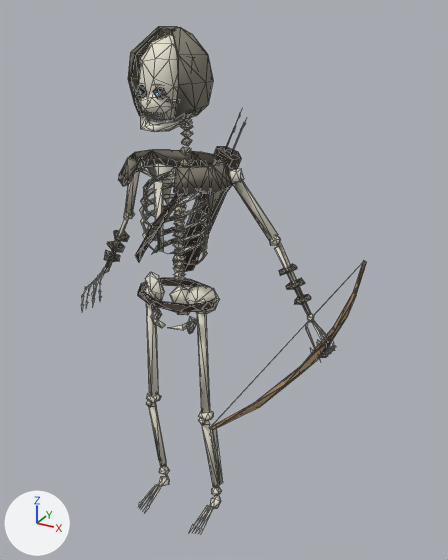
One commit to the glTF model aethermoor-site/assets/models/units/undead_leather.glb: the scene before it, then after it.
Camera for both pictures: a 50 mm camera at (1.136, -1.858, 1.92) aimed at (0.082, 0.059, 0.961). Lighting does not change. The marker at lower left points along +X, +Y and +Z. The older version comes first. Mesh edges are drawn as thin lines. Where no turn or scale is listed for an object, it has been applied to the vertices. Vertices at exactly the same position are counted once.

In view in the first picture: 'undead_leather__OW_Enemy_SkeletonHorde_Archer_MESH_d'.
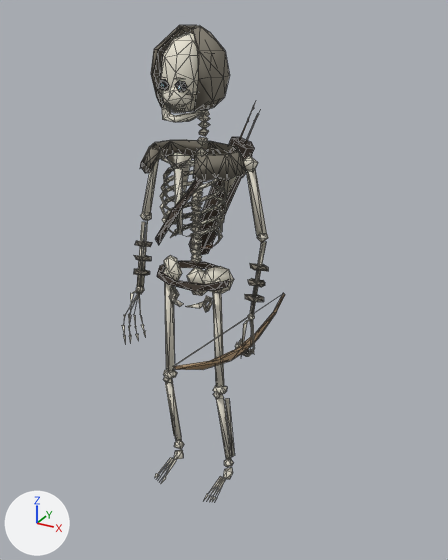
Diff of the bpy script that builds the scene:
```diff
--- a/aethermoor-site/assets/models/units/undead_leather.glb.py
+++ b/aethermoor-site/assets/models/units/undead_leather.glb.py
@@ me_ow_enemy_skeletonhorde_archer_mesh_data_002 @@
 # used by ob_undead_leather__ow_enemy_skeletonhorde_archer_mesh_d; location = (0.008, -0.179, -0.007)
-me_ow_enemy_skeletonhorde_archer_mesh_data_002.from_pydata(...)  # 1568 vertices, 2065 faces; spans x -0.56..0.55, y -0.51..0.87, z 0.01..1.87
+me_ow_enemy_skeletonhorde_archer_mesh_data_002.from_pydata(...)  # 1568 vertices, 2065 faces; spans x -0.29..0.35, y -0.65..0.65, z 0.01..1.87
+# me_ow_enemy_skeletonhorde_archer_mesh_data_002 part 1: the loose piece of 9 vertices spanning x 0.48..0.54, y 0.13..0.14, z 0.8..0.84 is multiplied about its middle by the matrix ((0.856, -0.168, 0.489), (0.008, 0.95, 0.312), (-0.517, -0.263, 0.815)), then moved by (-0.25, -0.2, -0.06)
+# me_ow_enemy_skeletonhorde_archer_mesh_data_002 part 2: 36 loose pieces with 231 vertices, spanning x -0.56..0.54, y -0.51..0.87, z 0.73..1.21, are deleted
+# me_ow_enemy_skeletonhorde_archer_mesh_data_002 part 3: 14 vertices moved from x -0.31..0.15, y 0.03..0.19, z 0.88..1.56 to x -0.27..0.13, y 0.02..0.13, z 0.9..1.56; 63 vertices removed from x -0.32..0.32, y -0.09..0.18, z 0.89..1.69; 294 vertices added at x -0.29..0.35, y -0.65..0.65, z 0.66..1.69
+# other edits to the shape of me_ow_enemy_skeletonhorde_archer_mesh_data_002 do not show in these pictures
 me_ow_enemy_skeletonhorde_archer_mesh_data_002.materials.append(mat_ow_enemy_skeletonhorde_mat_bone)
@@ ob_undead_leather__ow_enemy_skeletonhorde_archer_mesh_d @@
 ob_undead_leather__ow_enemy_skeletonhorde_archer_mesh_d = bpy.data.objects.new('undead_leather__OW_Enemy_SkeletonHorde_Archer_MESH_d', me_ow_enemy_skeletonhorde_archer_mesh_data_002)
-ob_undead_leather__ow_enemy_skeletonhorde_archer_mesh_d.location = (0.008, -0.179, -0.007)
+ob_undead_leather__ow_enemy_skeletonhorde_archer_mesh_d.location = (-0.029, -0.001, -0.007)
```

Pixel boxes [x1, y1, x2, y2] of what changed, in the pictures (448 x 560 px; the box of a moved part takes in the faces that stretch with it):
'undead_leather__OW_Enemy_SkeletonHorde_Archer_MESH_d', reshaped, moved (43% narrower): before [81, 27, 367, 533]; after [122, 25, 285, 502]
part 1 of me_ow_enemy_skeletonhorde_archer_mesh_data_002, moved or reshaped: before [310, 348, 328, 358]; after [235, 342, 251, 357]
part 2 of me_ow_enemy_skeletonhorde_archer_mesh_data_002, deleted: before [83, 211, 367, 430]
part 3 of me_ow_enemy_skeletonhorde_archer_mesh_data_002, reshaped: before [125, 114, 278, 315]; after [124, 106, 285, 370]
